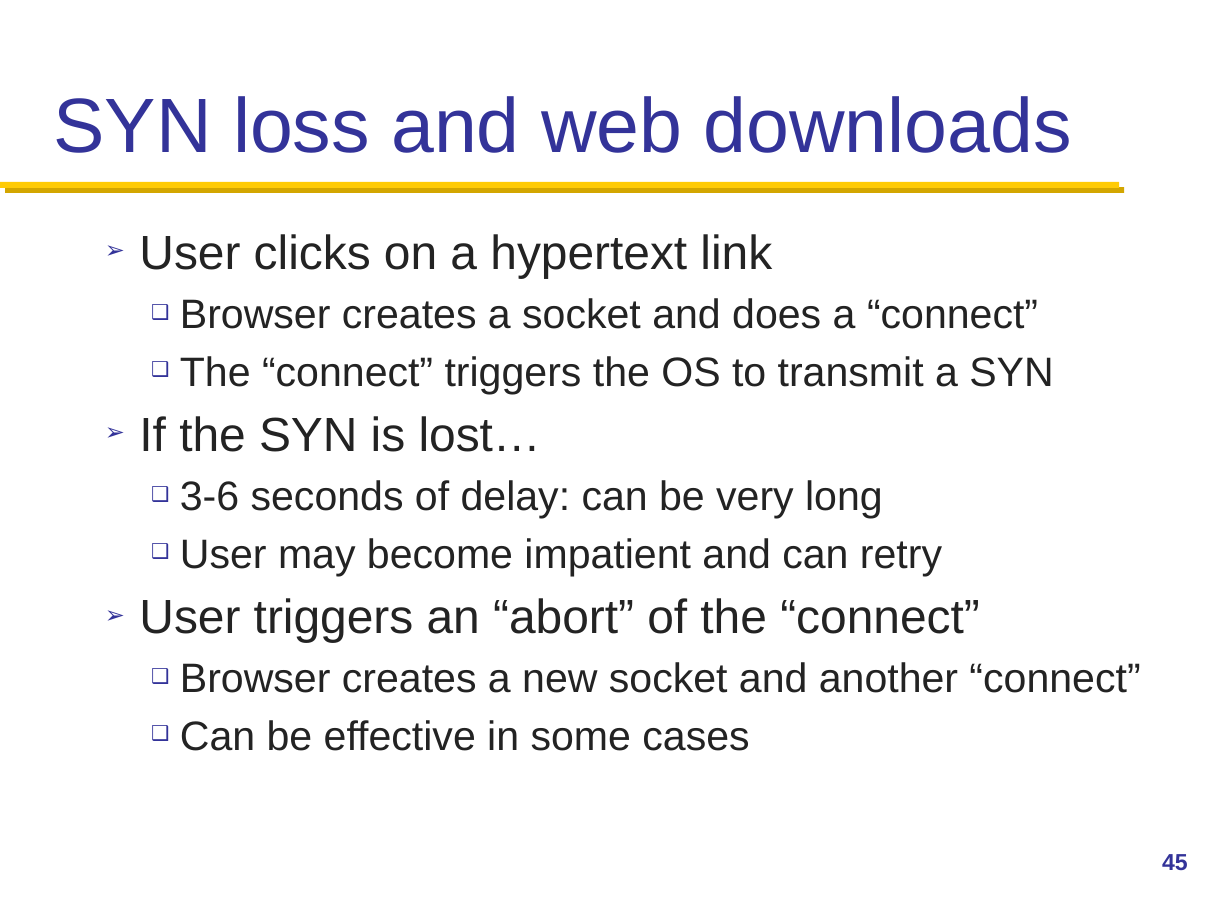
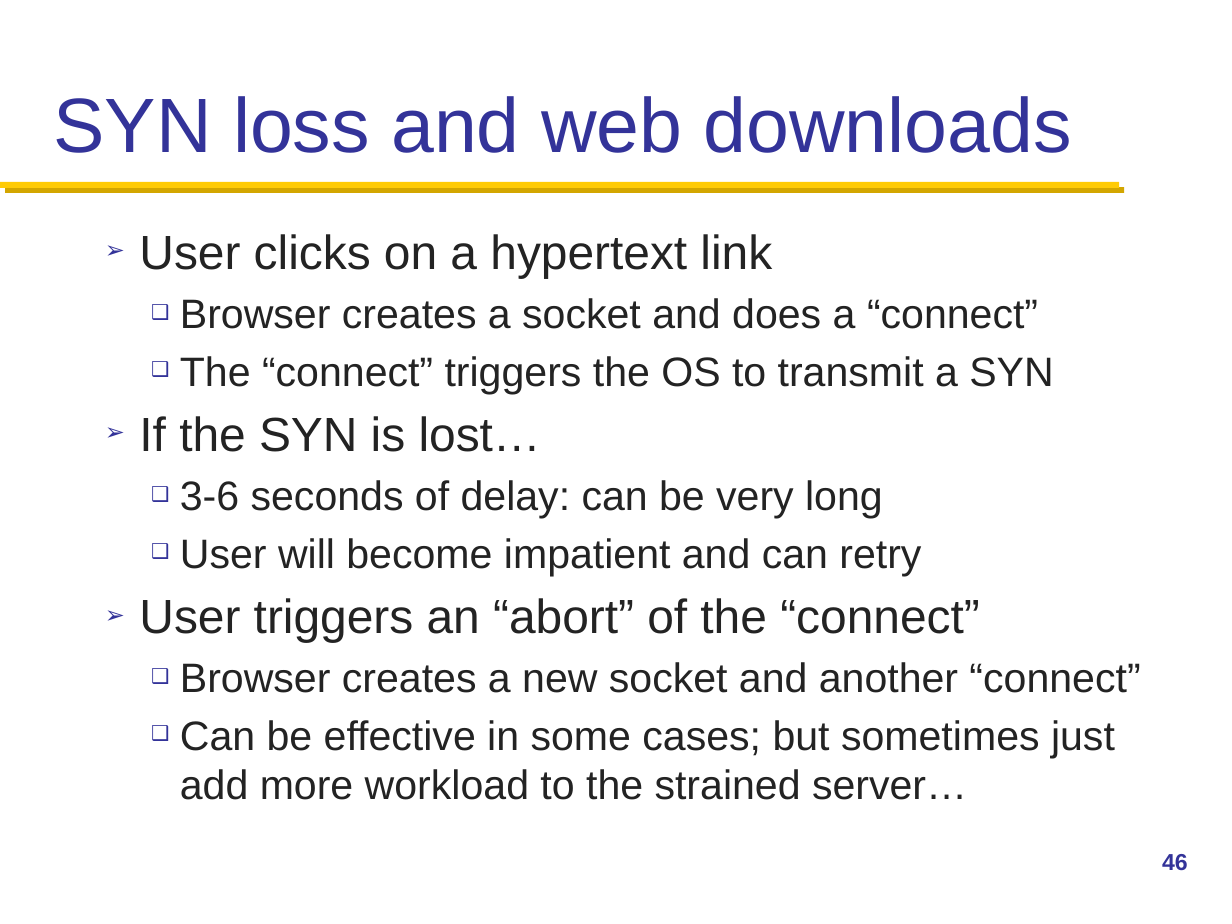
Before and after one commit to henryhxu/CSCI4430-ESTR4120, a slide deck: slide 46 of lec/lec7.pptx (slide 45 before the commit). Drawn at 1232x924 pixels with LibreOffice and Linux fonts; fonts in the diff are those of the drawing. Boxes give left, top, right and bottom in pixels: in the first picture for what was removed or moved away, otherwise in the second. Text is boxed around its words. In the diff, an @@ line names an element or a change of style, - is before the commit and + after.

```diff
--- a/lec/lec7.pptx
+++ b/lec/lec7.pptx
@@ text at [180,538,921,576]: text changed @@
-  ❑ User may become impatient and can retry
+  ❑ User will become impatient and can retry
@@ text at [180,720,1115,800]: text changed @@
-  ❑ Can be effective in some cases
+  ❑ Can be effective in some cases; but sometimes just add more workload to the strained server…
@@ page number at [1162,854,1188,870]: text changed @@
-45
+46
```
Also in this commit, not shown: 10 other slides changed, 2 slides added.
